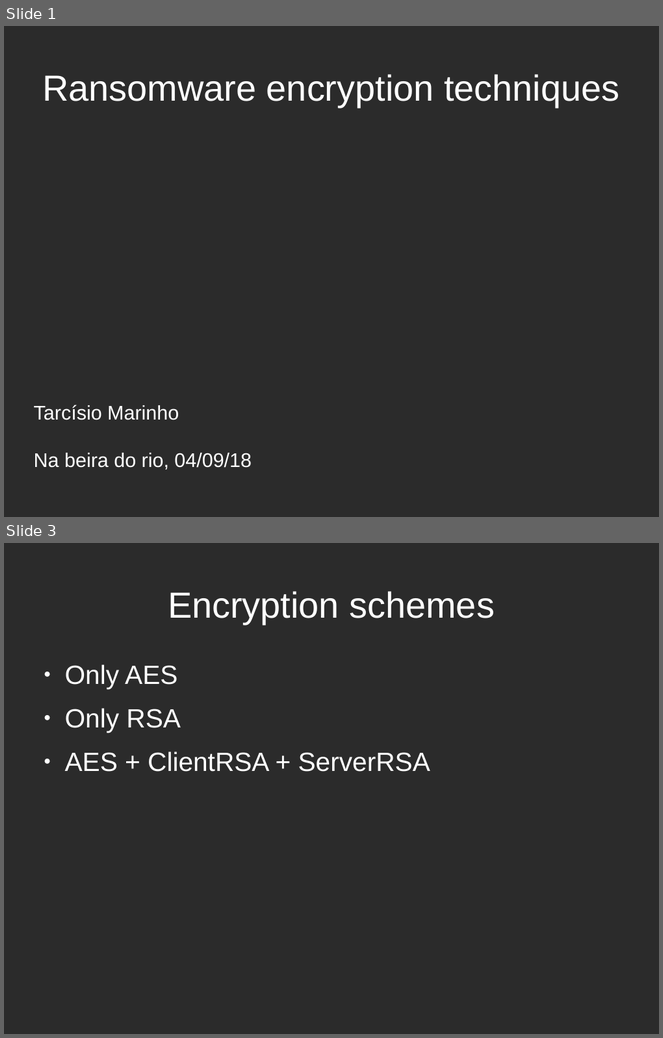
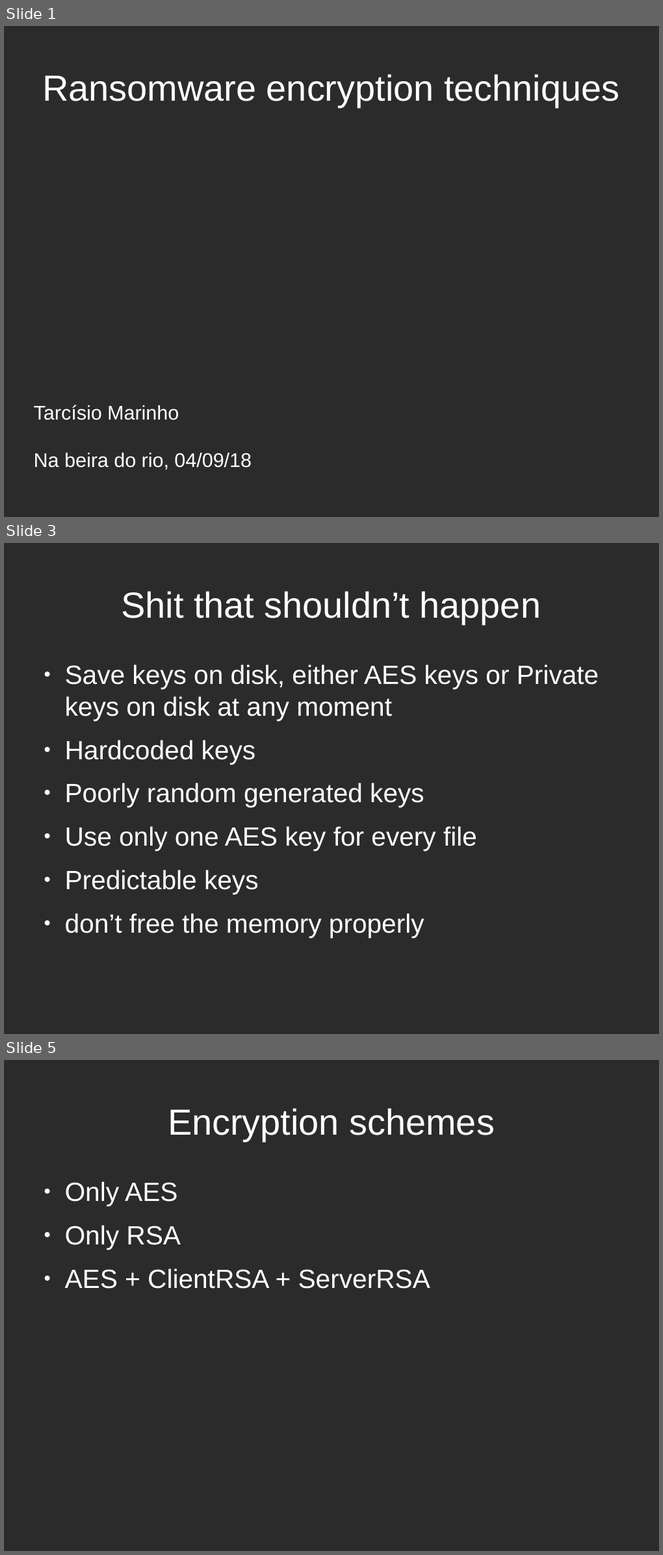
Before and after one commit to tarcisio-marinho/GonnaCry, a slide deck: Python/talk/na_beira_do_rio.odp. Shown one above the other, each under a label of ours: slides 1 and 3 before the commit, slides 1, 3 and 5 after it; the slides between them are not shown. The pictures are 663x1038 and 663x1555 pixels, drawn with LibreOffice and Linux fonts; fonts in the diff are those of the drawing; background and template pictures are left out; a plain dark background stands for a picture behind light text. Boxes give left, top, right and bottom in pixels: in the first picture for what was removed or moved away, otherwise in the second. Text is boxed around its words. In the diff, an @@ line names an element or a change of style, - is before the commit and + after.

```diff
--- a/Python/talk/na_beira_do_rio.odp
+++ b/Python/talk/na_beira_do_rio.odp
@@ slide 3 added at (x1=4, y1=543, x2=659, y2=1034), background picture (left out) @@
@@ title added at (x1=122, y1=591, x2=541, y2=624), 44 pt, text #FFFFFF @@
+Shit that shouldn’t happen
@@ text added at (x1=65, y1=665, x2=599, y2=938), 32 pt, text #FFFFFF @@
+● Save keys on disk, either AES keys or Private keys on disk at any moment
+● Hardcoded keys
+● Poorly random generated keys
+● Use only one AES key for every file
+● Predictable keys
+● don’t free the memory properly
@@ what was slide 3 is now slide 5 @@
```
Also in this commit, not shown: 6 slides changed, 3 other slides added.
